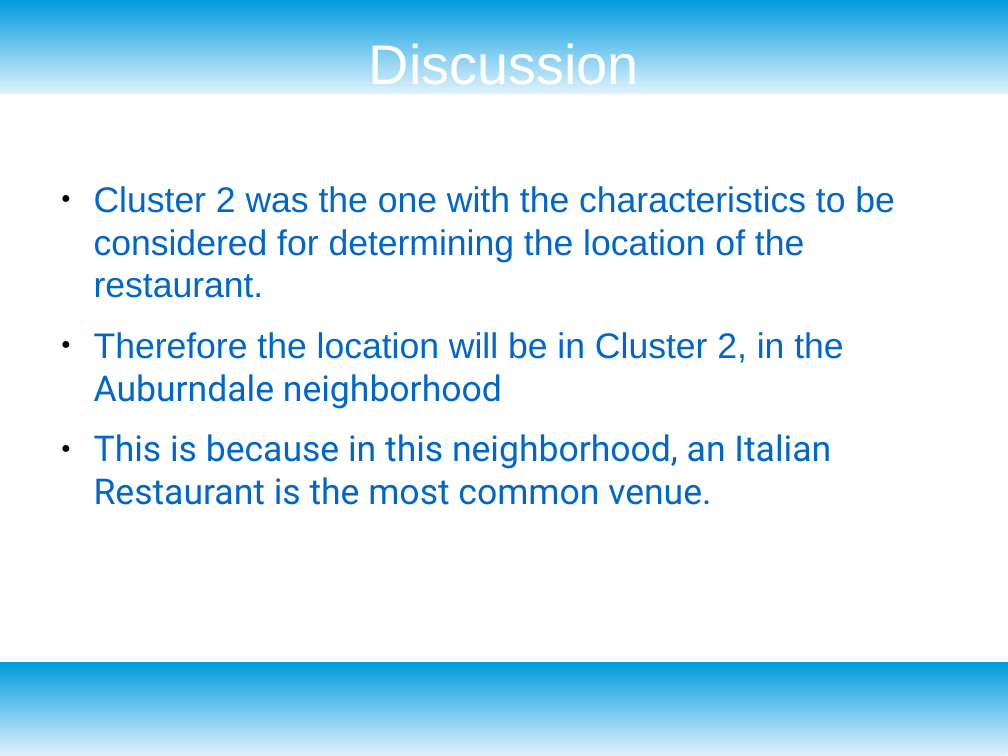
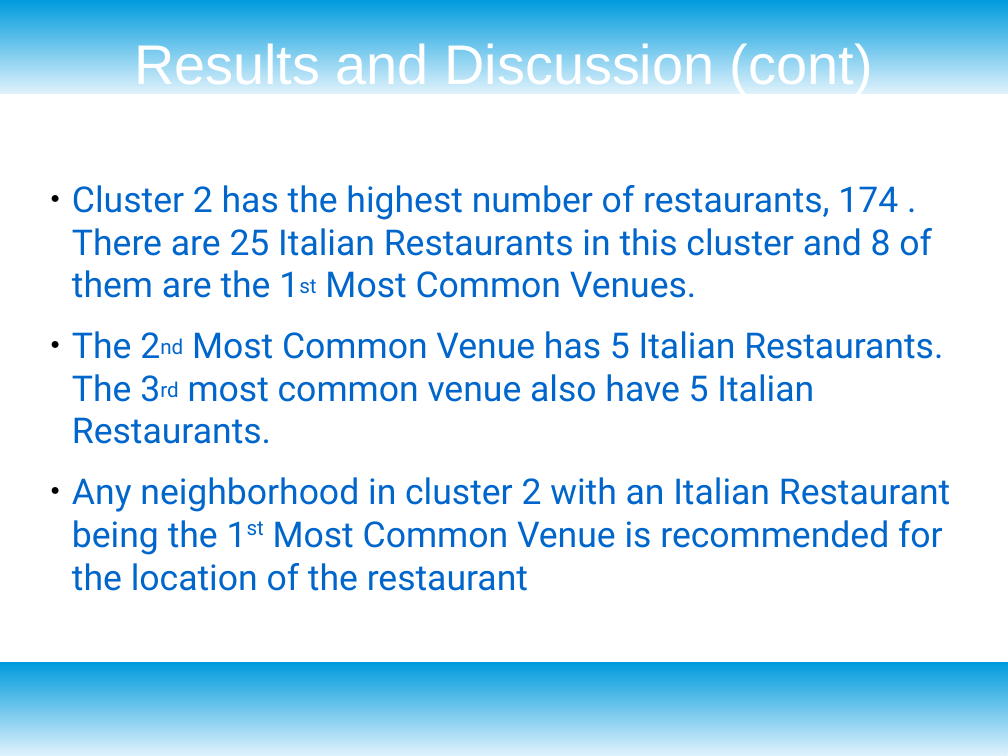
Before and after one commit to Tatenda23/Cousera_Capstone, a slide deck: slide 12 of Presentation.odp (slide 11 before the commit). Drawn at 1008x756 pixels with LibreOffice and Linux fonts; fonts in the diff are those of the drawing. Boxes give left, top, right and bottom in pixels: in the first picture for what was removed or moved away, otherwise in the second. Text is boxed around its words. In the diff, an @@ line names an element or a change of style, - is before the commit and + after.

```diff
--- a/Presentation.odp
+++ b/Presentation.odp
@@ title at <box>134,40,873,94</box>: text changed @@
-Discussion
+Results and Discussion (cont)
@@ text at <box>72,185,950,591</box>: text changed; font Arial to Roboto @@
-● Cluster 2 was the one with the characteristics to be considered for determining the location of the restaurant.
-● Therefore the location will be in Cluster 2, in the Auburndale neighborhood
-● This is because in this neighborhood, an Italian Restaurant is the most common venue.
+● Cluster 2 has the highest number of restaurants, 174 . There are 25 Italian Restaurants in this cluster and 8 of them are the 1st Most Common Venues.
+● The 2nd Most Common Venue has 5 Italian Restaurants. The 3rd most common venue also have 5 Italian Restaurants.
+● Any neighborhood in cluster 2 with an Italian Restaurant being the 1st Most Common Venue is recommended for the location of the restaurant
```
Also in this commit, not shown: 4 other slides changed, 8 slides added, 3 slides removed, 2 other files.
